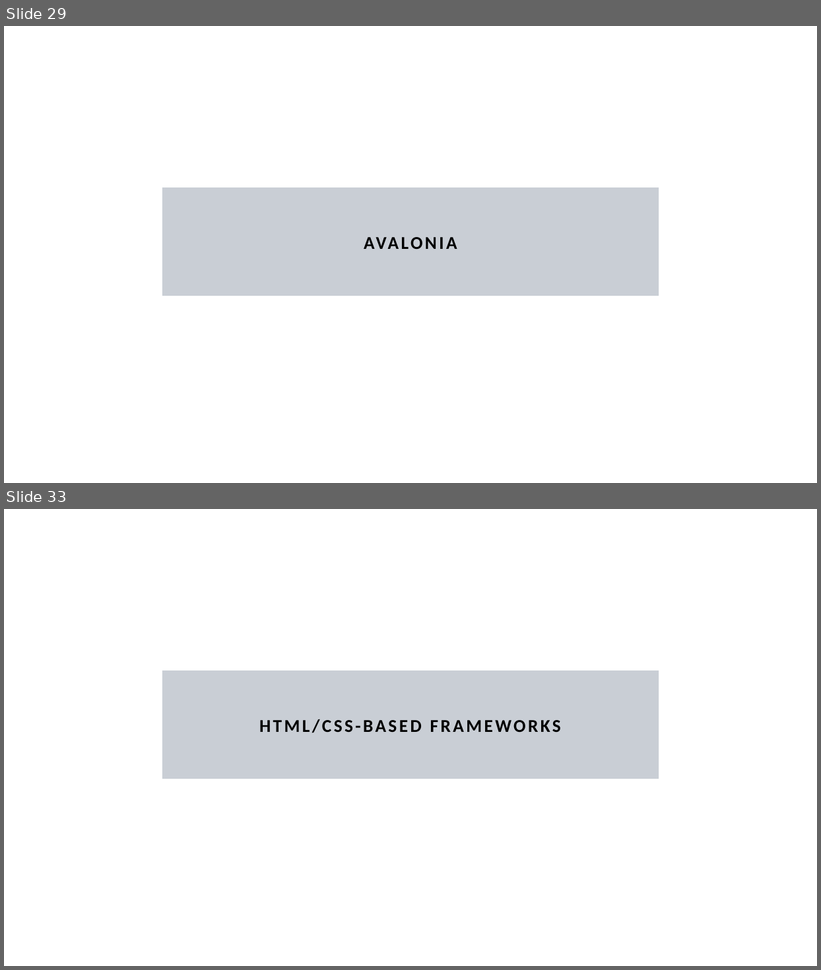
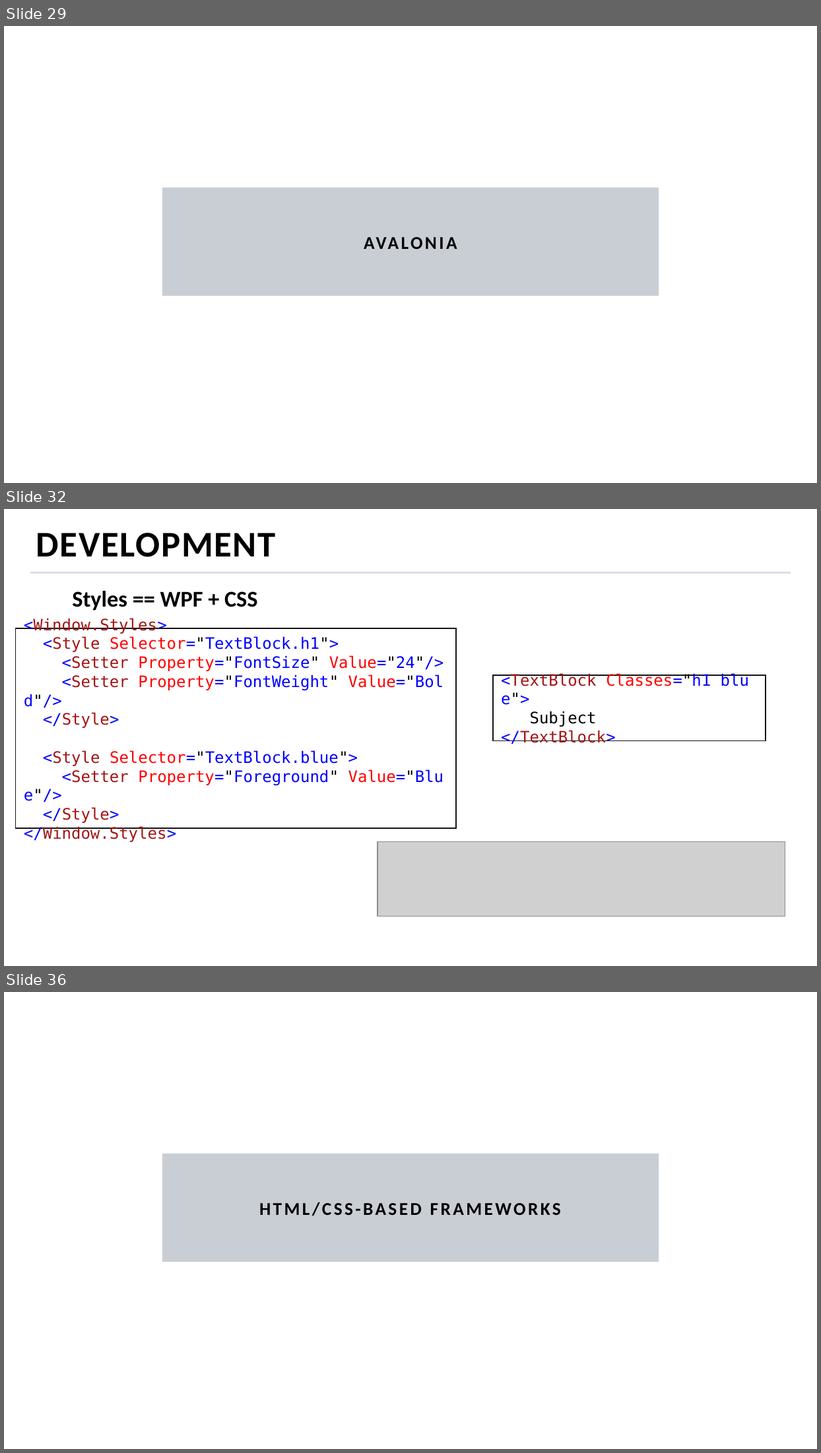
Before and after one commit to MihailRomanov/TechTalks_GUI_in_Net, a slide deck: presentation.pptx. Shown one above the other, each under a label of ours: slides 29 and 33 before the commit, slides 29, 32 and 36 after it; the slides between them are not shown. The pictures are 821x970 and 821x1453 pixels, drawn with LibreOffice and Linux fonts; fonts in the diff are those of the drawing; grey boxes stand for pictures; background and template pictures are left out. Boxes give left, top, right and bottom in pixels: in the first picture for what was removed or moved away, otherwise in the second. Text is boxed around its words. In the diff, an @@ line names an element or a change of style, - is before the commit and + after.

Commit message:
Update presentation

```diff
--- a/presentation.pptx
+++ b/presentation.pptx
@@ slide 32 added at (x1=4, y1=509, x2=817, y2=966), background picture (left out) @@
@@ title added at (x1=36, y1=533, x2=276, y2=557), 32 pt, text #000000, bold @@
+DEVELOPMENT
@@ line added from (30, 572) to (791, 572), #DADEE5 1.5 pt @@
@@ text added at (x1=72, y1=591, x2=258, y2=611), 20 pt, text #000000, bold @@
+Styles == WPF + CSS
@@ rectangle added at (x1=15, y1=628, x2=456, y2=828), fill #FFFFFF, outline #141414 1 pt, 14 pt, text #0000FF @@
+<Window.Styles>
+<Style Selector="TextBlock.h1">
+<Setter Property="FontSize" Value="24"/>
+<Setter Property="FontWeight" Value="Bold"/>
+</Style>
+<Style Selector="TextBlock.blue">
+<Setter Property="Foreground" Value="Blue"/>
+</Style>
+</Window.Styles>
@@ rectangle added at (x1=492, y1=676, x2=765, y2=741), fill #FFFFFF, outline #141414 1 pt, 14 pt, text #A31515 @@
+<TextBlock Classes="h1 blue">
+Subject
+</TextBlock>
@@ picture added at (x1=377, y1=842, x2=785, y2=916) @@
@@ what was slide 33 is now slide 36 @@
```
Also in this commit, not shown: 1 slide changed, 5 other slides added, 5 slides removed.
